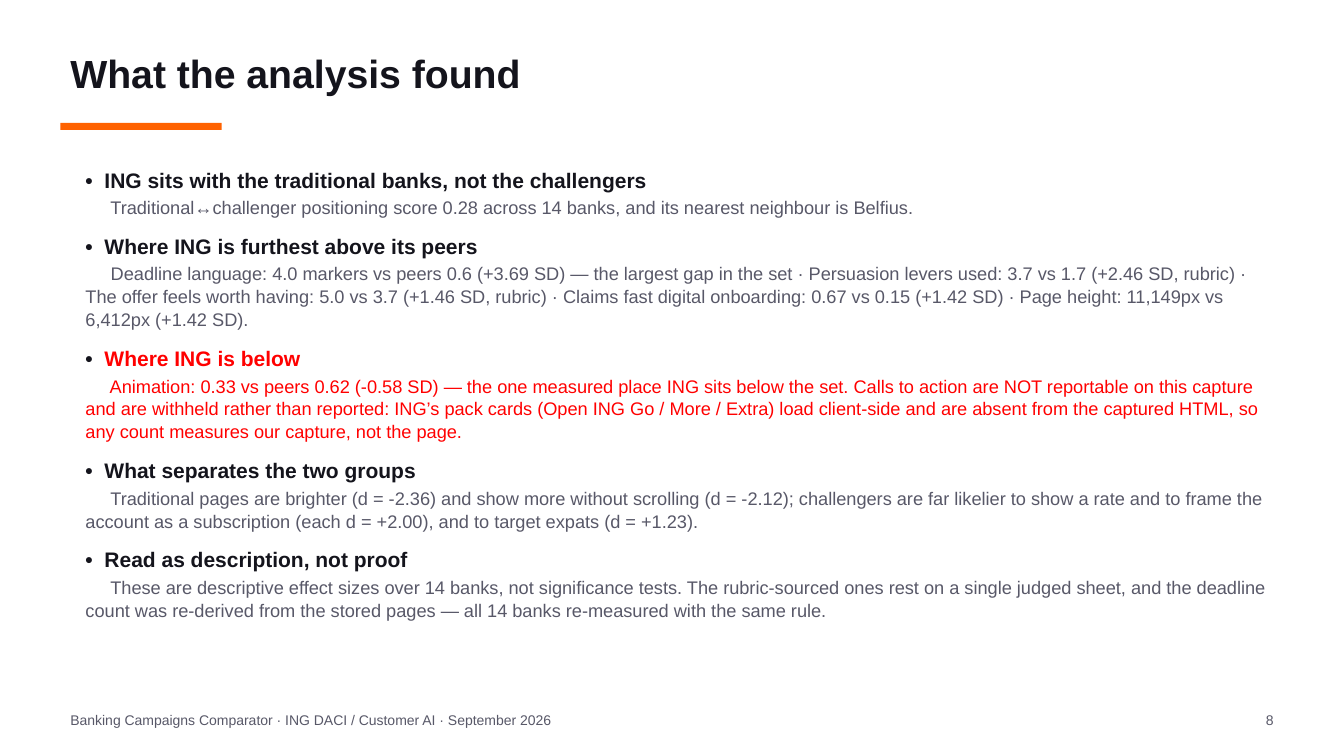
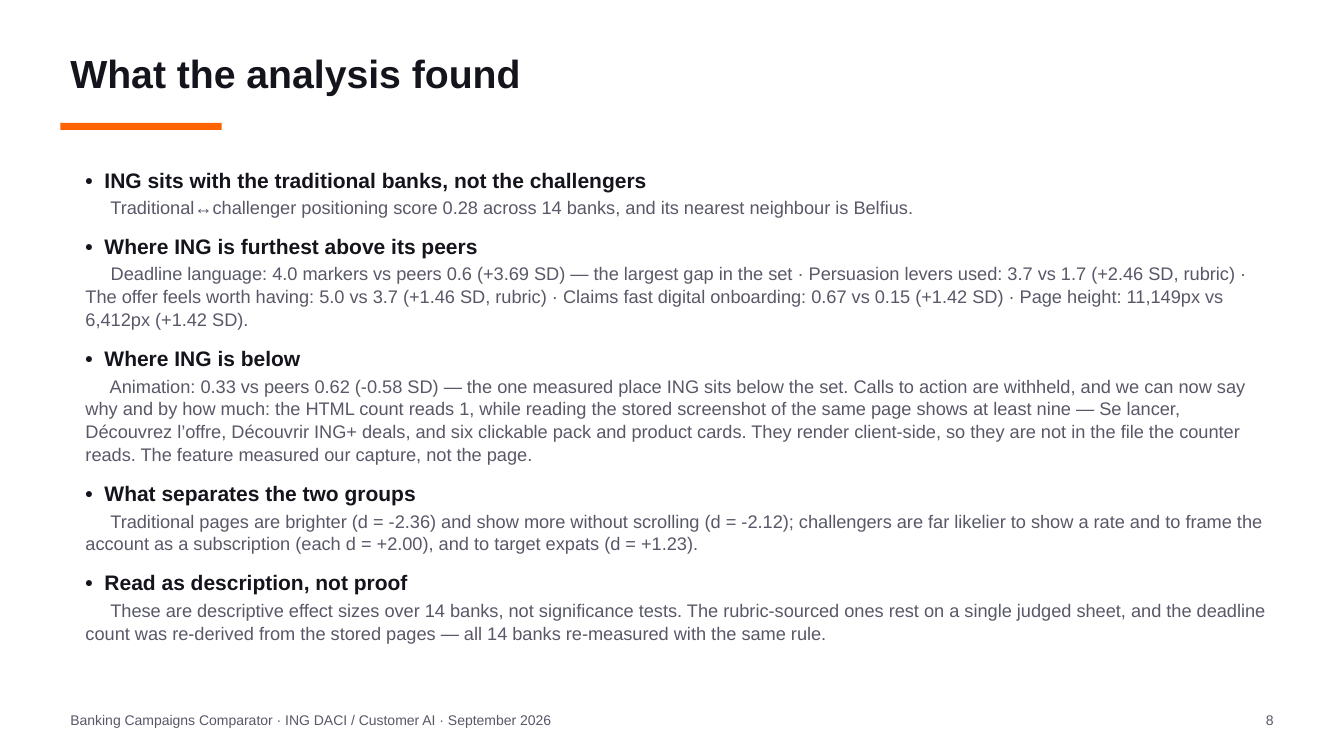
Before and after one commit to Siegried81/ing-usecase, a slide deck: slide 8 of docs/Banking_Campaigns_Comparator.pptx. Drawn at 1344x756 pixels with LibreOffice and Linux fonts; fonts in the diff are those of the drawing. Boxes give left, top, right and bottom in pixels: in the first picture for what was removed or moved away, otherwise in the second. Text is boxed around its words. In the diff, an @@ line names an element or a change of style, - is before the commit and + after.

```diff
--- a/docs/Banking_Campaigns_Comparator.pptx
+++ b/docs/Banking_Campaigns_Comparator.pptx
@@ text at (104,350,300,367): text colour #FF0000 to #14141C in "Where ING is below" @@
@@ text at (85,380,1245,465): text changed; text colour #FF0000 to #585868 @@
-Animation: 0.33 vs peers 0.62 (-0.58 SD) — the one measured place ING sits below the set. Calls to action are NOT reportable on this capture and are withheld rather than reported: ING’s pack cards (Open ING Go / More / Extra) load client-side and are absent from the captured HTML, so any count measures our capture, not the page.
+Animation: 0.33 vs peers 0.62 (-0.58 SD) — the one measured place ING sits below the set. Calls to action are withheld, and we can now say why and by how much: the HTML count reads 1, while reading the stored screenshot of the same page shows at least nine — Se lancer, Découvrez l’offre, Découvrir ING+ deals, and six clickable pack and product cards. They render client-side, so they are not in the file the counter reads. The feature measured our capture, not the page.
```
Also in this commit, not shown: 2 other slides changed, 13 other files.
